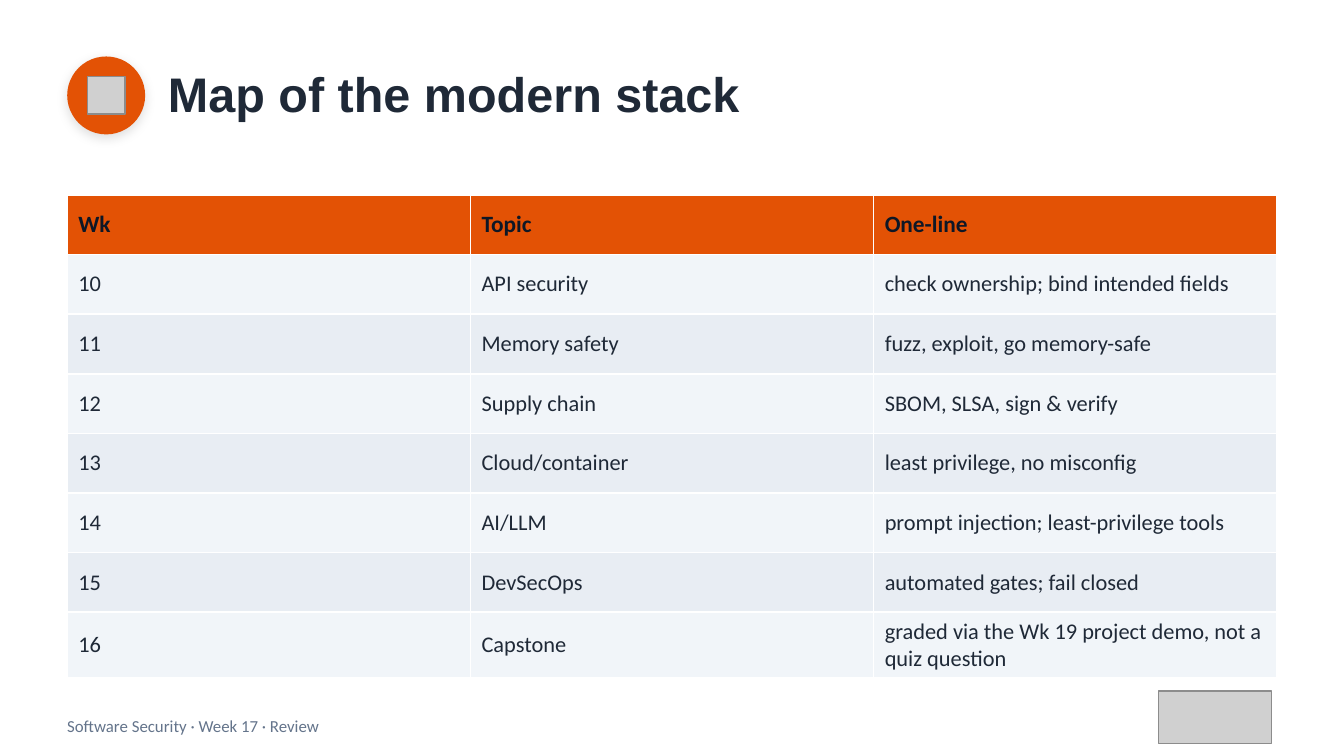
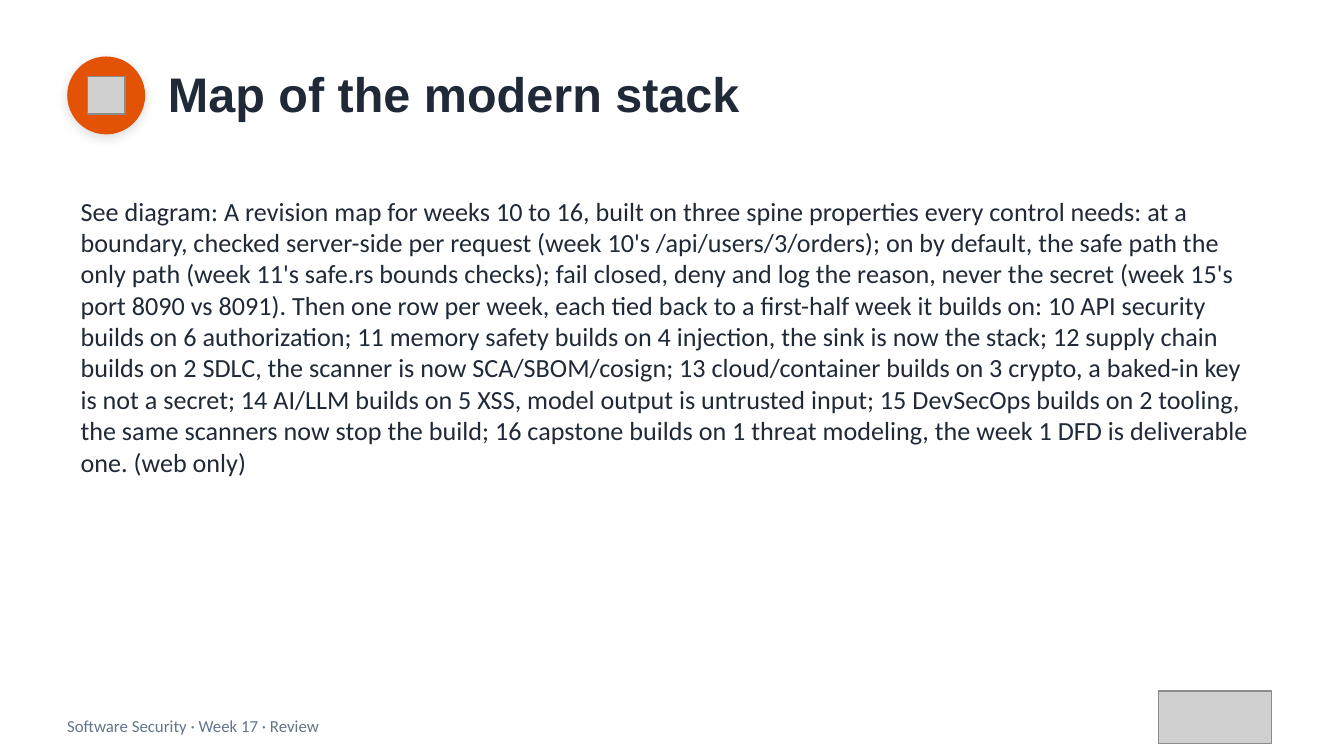
Before and after one commit to 6531503085Sutapat/software-security, a slide deck: slide 3 of slides/pptx/week17.pptx. Drawn at 1344x756 pixels with LibreOffice and Linux fonts; fonts in the diff are those of the drawing; grey boxes stand for pictures. Boxes give left, top, right and bottom in pixels: in the first picture for what was removed or moved away, otherwise in the second. Text is boxed around its words. In the diff, an @@ line names an element or a change of style, - is before the commit and + after.

```diff
--- a/slides/pptx/week17.pptx
+++ b/slides/pptx/week17.pptx
@@ table removed at (67,195,1277,674), 8 rows, 3 columns @@
-Wk | Topic | One-line
-10 | API security | check ownership; bind intended fields
-11 | Memory safety | fuzz, exploit, go memory-safe
-12 | Supply chain | SBOM, SLSA, sign & verify
-13 | Cloud/container | least privilege, no misconfig
-14 | AI/LLM | prompt injection; least-privilege tools
-15 | DevSecOps | automated gates; fail closed
-16 | Capstone | graded via the Wk 19 project demo, not a quiz question
@@ text added at (81,203,1247,477), 14 pt, text #1F2937 @@
+See diagram: A revision map for weeks 10 to 16, built on three spine properties every control needs: at a boundary, checked server-side per request (week 10's /api/users/3/orders); on by default, the safe path the only path (week 11's safe.rs bounds checks); fail closed, deny and log the reason, never the secret (week 15's port 8090 vs 8091). Then one row per week, each tied back to a first-half week it builds on: 10 API security builds on 6 authorization; 11 memory safety builds on 4 injection, the sink is now the stack; 12 supply chain builds on 2 SDLC, the scanner is now SCA/SBOM/cosign; 13 cloud/container builds on 3 crypto, a baked-in key is not a secret; 14 AI/LLM builds on 5 XSS, model output is untrusted input; 15 DevSecOps builds on 2 tooling, the same scanners now stop the build; 16 capstone builds on 1 threat modeling, the week 1 DFD is deliverable one. (web only)
```
Also in this commit, not shown: 7 other files.
